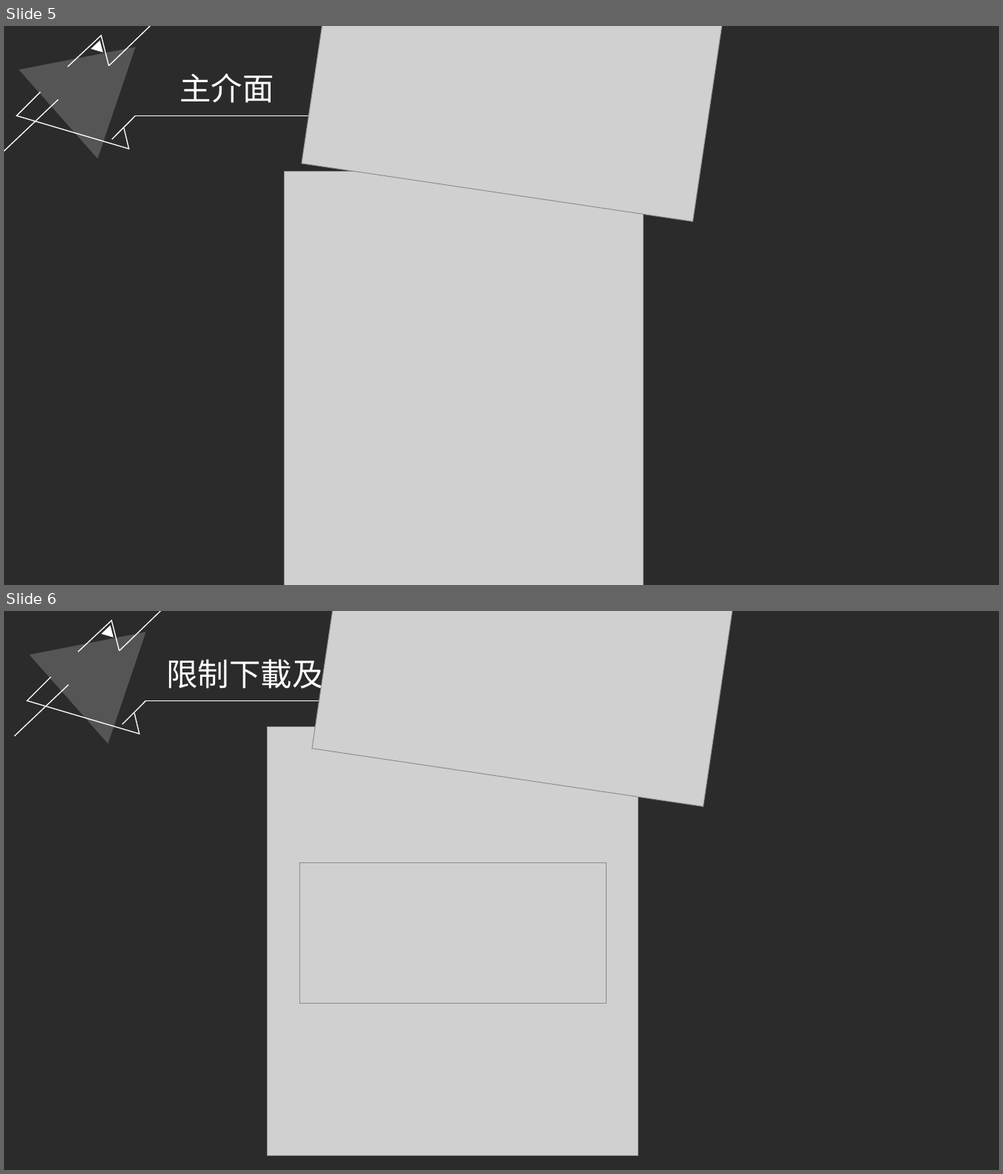
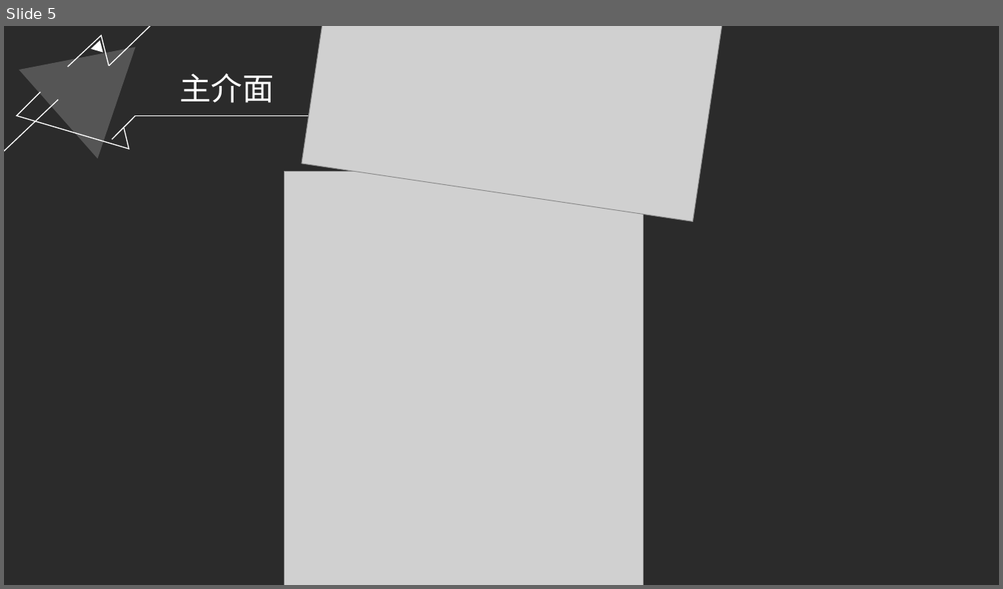
Before and after one commit to CarbonK/java_final_project, a slide deck: java 報告.pptx. Shown one above the other, each under a label of ours: slides 5 and 6 before the commit, slide 5 after it. The pictures are 1003x1174 and 1003x589 pixels, drawn with LibreOffice and Linux fonts; fonts in the diff are those of the drawing; grey boxes stand for pictures; background and template pictures are left out; a plain dark background stands for a picture behind light text. Boxes give left, top, right and bottom in pixels: in the first picture for what was removed or moved away, otherwise in the second. Text is boxed around its words. In the diff, an @@ line names an element or a change of style, - is before the commit and + after.

Commit message:
final report

```diff
--- a/java 報告.pptx
+++ b/java 報告.pptx
@@ slide 6 removed at (4, 611, 999, 1170), background picture (left out) @@
@@ group removed at (14, 611, 735, 806): 4 freeform shapes, 4 lines, 1 ellipse, 1 picture @@
@@ text removed at (166, 654, 449, 694) @@
-限制下載及上傳速度
@@ picture removed at (267, 726, 637, 1156) @@
@@ picture removed at (300, 863, 606, 1004) @@
```
